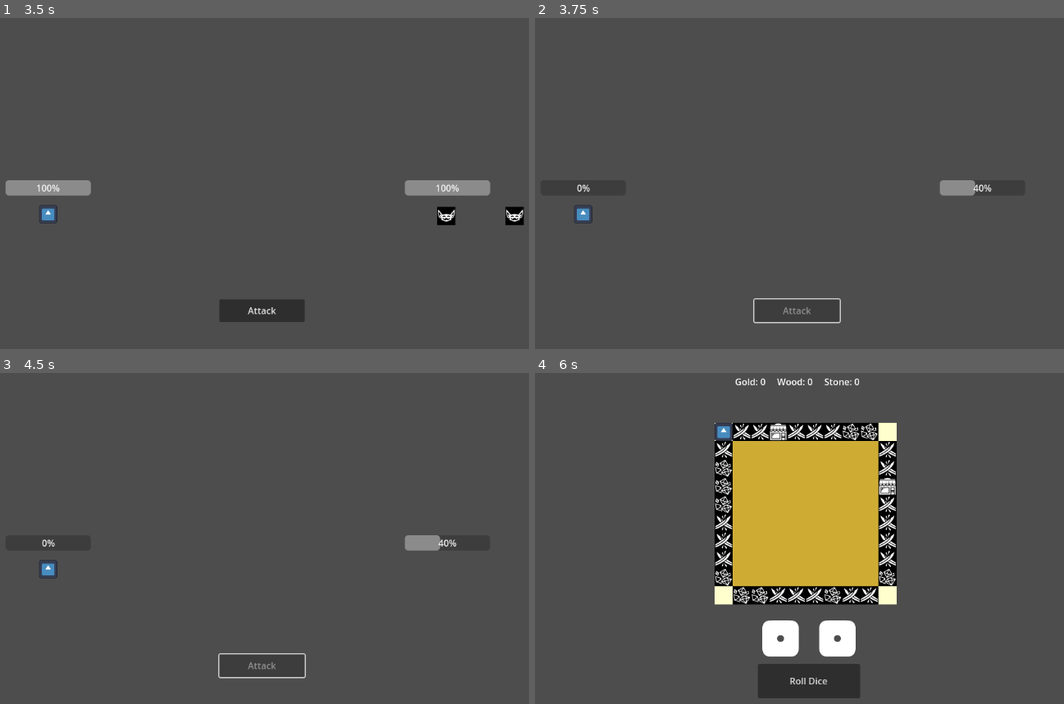
Above: before the commit, frames 1-4 (two rows, left to right).
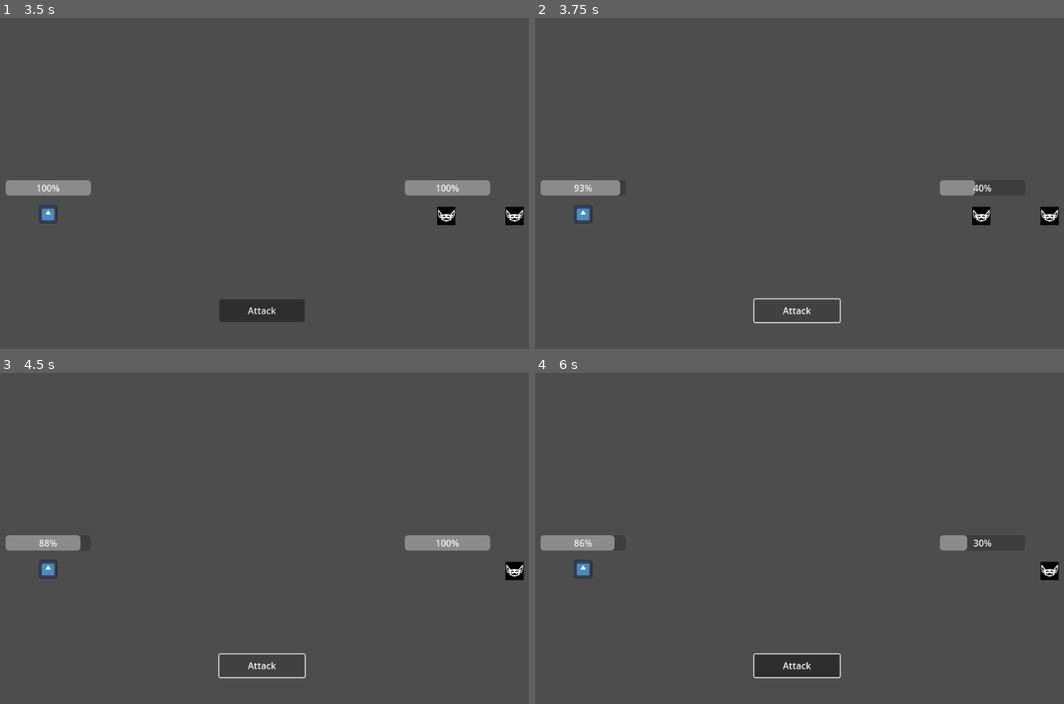
Above: after the commit, the same moments.

Repository: pescmy/HeRoll
Game: Godot game, scene res://scene/game.tscn
Same seed, same stepped clock (60 frames per second), same inputs: the game is played once before the commit and once after it. The engine's default icon, where the game draws it, is replaced by a stand-in: a white triangle on a blue panel in a dark square.
Inputs (mouse positions are in pixels of both pictures, inside the frame that each line leads up to):
- Up to frame 1 (3.5 s): click "Roll Dice" at 0.5 s; click "Roll Dice" at 1.25 s; click "Roll Dice" at 2 s; tap Enter (ui_accept) at 2.75, 3.02 s; hold R (roll dice) from 2.78 s (still down)
- Up to frame 2 (3.75 s): release R (roll dice) at 3.5 s; click "Attack" at 3.5 s
- Up to frame 3 (4.5 s): click (264, 664) at 4.25 s, where only the run after the commit has a clickable "Attack"
- Up to frame 4 (6 s): click (799, 664) at 5 s, where only the run after the commit has a clickable "Attack"; click (825, 581) at 5.75 s, where only the run before the commit has a clickable "Try Again"

Frame 1 is identical in both runs. In frame 2, 1.1% of the frame differs, in the area x 1-100%, y 49-90%; in frame 3, 1.3%; in frame 4, 23%, in the area x 1-100%, y 1-99%.

Commit message:
add in town scene and wire up extract button

Diff:
--- a/project.godot
+++ b/project.godot
@@ -19,6 +19,7 @@
 
 SaveManager="*res://scripts/save_manager.gd"
 GameData="*res://scripts/game_data.gd"
+TownData="*res://scripts/town_data.gd"
 
 [input]
 
--- a/scene/player.tscn
+++ b/scene/player.tscn
@@ -16,7 +16,6 @@
 
 [node name="PlayerStats" type="Node2D" parent="."]
 script = ExtResource("3_fvtld")
-base_health = 1
 
 [node name="PlayerEquipment" type="Node2D" parent="."]
 script = ExtResource("4_ct4mp")
--- /dev/null
+++ b/scene/town.tscn
@@ -0,0 +1,47 @@
+[gd_scene load_steps=2 format=3 uid="uid://b11v0lvgnq40"]
+
+[ext_resource type="Script" uid="uid://cmthj7prycs7v" path="res://scripts/town.gd" id="1_px035"]
+
+[node name="Town" type="Node2D"]
+script = ExtResource("1_px035")
+
+[node name="UI" type="CanvasLayer" parent="."]
+
+[node name="VBoxContainer" type="VBoxContainer" parent="UI"]
+anchors_preset = 8
+anchor_left = 0.5
+anchor_top = 0.5
+anchor_right = 0.5
+anchor_bottom = 0.5
+offset_left = -20.0
+offset_top = -20.0
+offset_right = 20.0
+offset_bottom = 20.0
+grow_horizontal = 2
+grow_vertical = 2
+
+[node name="TownLabel" type="Label" parent="UI/VBoxContainer"]
+layout_mode = 2
+text = "- Town -"
+
+[node name="Storage" type="VBoxContainer" parent="UI/VBoxContainer"]
+layout_mode = 2
+
+[node name="GoldLabel" type="Label" parent="UI/VBoxContainer/Storage"]
+layout_mode = 2
+text = "Gold: 0"
+
+[node name="WoodLabel" type="Label" parent="UI/VBoxContainer/Storage"]
+layout_mode = 2
+text = "Wood: 0"
+
+[node name="StoneLabel" type="Label" parent="UI/VBoxContainer/Storage"]
+layout_mode = 2
+text = "Stone: 0"
+
+[node name="Buildings" type="VBoxContainer" parent="UI/VBoxContainer"]
+layout_mode = 2
+
+[node name="StartRunButton" type="Button" parent="UI/VBoxContainer"]
+layout_mode = 2
+text = "Start Run"
--- a/scripts/death_screen.gd
+++ b/scripts/death_screen.gd
@@ -21,5 +21,4 @@
 
 func _on_try_again_pressed() -> void:
 	SaveManager.save()
-	# TODO: change to town scene once built
-	get_tree().change_scene_to_file("res://scene/game.tscn")
+	get_tree().change_scene_to_file("res://scene/town.tscn")
--- a/scripts/game_data.gd
+++ b/scripts/game_data.gd
@@ -9,15 +9,13 @@
 var tile_types: Dictionary = {}
 
 var current_enemy_data: Array[EnemyData] = []
-
 var player_gold: int = 0
 var player_current_health: int = -1
 var player_max_health: int = 100
-
 var inventory: Array = []
 var inventory_size: int = 10
-
 var loop_count: int = 0
+var last_lost_resources: Array = []
 
 signal inventory_changed
 
@@ -63,8 +61,6 @@
 		inventory[index] = {}
 		inventory_changed.emit()
 
-var last_lost_resources: Array = []
-
 func reset_run() -> void:
 	last_lost_resources = inventory.filter(func(slot): return not slot.is_empty())
 	player_tile_index = 0
--- a/scripts/player_movement.gd
+++ b/scripts/player_movement.gd
@@ -102,8 +102,6 @@
 func _on_passed_start() -> void:
 	GameData.loop_count += 1
 	SaveManager.save()
-
-	GameData.loop_count += 1
 	GameData.generate_board()
 	get_tree().get_root().get_node("Game/GameBoard/BoardIcons").refresh()
 	print("🏁 Passed start tile — choose a bonus!")
--- a/scripts/save_manager.gd
+++ b/scripts/save_manager.gd
@@ -9,10 +9,12 @@
 		"player_current_health": GameData.player_current_health,
 		"player_max_health": GameData.player_max_health,
 		"loop_count": GameData.loop_count,
-		"player_gold": GameData.player_gold,
 		"inventory": GameData.inventory,
 		"tile_types": GameData.tile_types,
 		"board_generated": GameData.board_generated,
+		"town_storage": TownData.town_storage,
+		"buildings": TownData.buildings,
+		"upgrades": TownData.upgrades,
 	}
 
 	var file = FileAccess.open(SAVE_PATH, FileAccess.WRITE)
@@ -37,15 +39,17 @@
 	GameData.player_current_health = data["player_current_health"]
 	GameData.player_max_health = data["player_max_health"]
 	GameData.loop_count = data["loop_count"]
-	GameData.player_gold = data["player_gold"]
 	GameData.inventory = data["inventory"]
 	GameData.board_generated = data["board_generated"]
 
-	# Tile types keys come back as strings from JSON, convert back to int
 	var tile_types: Dictionary = {}
 	for key in data["tile_types"]:
 		tile_types[int(key)] = data["tile_types"][key]
 	GameData.tile_types = tile_types
+
+	TownData.town_storage = data["town_storage"]
+	TownData.buildings = data["buildings"]
+	TownData.upgrades = data["upgrades"]
 
 	print("✅ Game loaded")
 
--- a/scripts/start_tile_ui.gd
+++ b/scripts/start_tile_ui.gd
@@ -19,9 +19,15 @@
 	$Panel.mouse_filter = Control.MOUSE_FILTER_IGNORE
 
 func _on_extract_pressed() -> void:
-	print("Extracted! Gold banked: %d" % GameData.player_gold)
+	# Move carried resources to town storage
+	for slot in GameData.inventory:
+		if not slot.is_empty() and slot["type"] == "resource":
+			TownData.add_to_storage(slot["name"], slot["amount"])
+	GameData.reset_run()
+	SaveManager.save()
+	print("Extracted! Resources banked.")
 	_hide_ui()
-	emit_signal("choice_made")
+	get_tree().change_scene_to_file("res://scene/town.tscn")
 
 func _on_heal_pressed() -> void:
 	var player_stats = get_tree().get_root().get_node("Game/Player/PlayerStats")
@@ -33,7 +39,10 @@
 	choice_made.emit()
 
 func _on_gold_pressed() -> void:
-	GameData.player_gold += gold_amount
-	print("Received %d gold! Total: %d" % [gold_amount, GameData.player_gold])
+	var success = GameData.add_to_inventory("gold", "resource", gold_amount, "res://art/resources/coins.png")
+	if success:
+		print("Received %d gold!" % gold_amount)
+	else:
+		print("❌ Couldn't pick up gold — inventory full!")
 	_hide_ui()
 	emit_signal("choice_made")
--- /dev/null
+++ b/scripts/town.gd
@@ -0,0 +1,85 @@
+# town.gd
+extends Node2D
+
+@onready var gold_label: Label = $UI/VBoxContainer/Storage/GoldLabel
+@onready var wood_label: Label = $UI/VBoxContainer/Storage/WoodLabel
+@onready var stone_label: Label = $UI/VBoxContainer/Storage/StoneLabel
+@onready var buildings_container: VBoxContainer = $UI/VBoxContainer/Buildings
+@onready var start_run_button: Button = $UI/VBoxContainer/StartRunButton
+
+const BUILDING_COSTS = {
+	"blacksmith": {"gold": 1, "wood": 1, "stone": 1},
+	#"blacksmith": {"gold": 50, "wood": 30, "stone": 10},
+	"armoury": {"gold": 50, "wood": 10, "stone": 30},
+	"jeweller": {"gold": 80, "wood": 20, "stone": 20},
+	"apothecary": {"gold": 40, "wood": 30, "stone": 10},
+	"training_grounds": {"gold": 40, "wood": 30, "stone": 30},
+	"town_vault": {"gold": 60, "wood": 20, "stone": 20},
+}
+
+const BUILDING_LABELS = {
+	"blacksmith": "Blacksmith (Weapons)",
+	"armoury": "Armoury (Armour)",
+	"jeweller": "Jeweller (Accessories)",
+	"apothecary": "Apothecary (Health)",
+	"training_grounds": "Training Grounds (Speed)",
+	"town_vault": "Town Vault (Storage)",
+}
+
+func _ready() -> void:
+	TownData.town_storage_changed.connect(refresh)
+	TownData.building_constructed.connect(_on_building_constructed)
+	start_run_button.pressed.connect(_on_start_run_pressed)
+	_build_building_rows()
+	refresh()
+
+func refresh() -> void:
+	gold_label.text = "Gold: %d" % TownData.town_storage.get("gold", 0)
+	wood_label.text = "Wood: %d" % TownData.town_storage.get("wood", 0)
+	stone_label.text = "Stone: %d" % TownData.town_storage.get("stone", 0)
+	_refresh_building_buttons()
+
+func _build_building_rows() -> void:
+	for building_name in BUILDING_COSTS:
+		var hbox = HBoxContainer.new()
+		hbox.name = building_name
+
+		var label = Label.new()
+		label.name = "Label"
+		label.custom_minimum_size = Vector2(260, 0)
+		hbox.add_child(label)
+
+		var button = Button.new()
+		button.name = "Button"
+		button.pressed.connect(_on_build_pressed.bind(building_name))
+		hbox.add_child(button)
+
+		buildings_container.add_child(hbox)
+
+func _refresh_building_buttons() -> void:
+	for building_name in BUILDING_COSTS:
+		var hbox = buildings_container.get_node(building_name)
+		var label: Label = hbox.get_node("Label")
+		var button: Button = hbox.get_node("Button")
+		var cost = BUILDING_COSTS[building_name]
+		var built = TownData.buildings.get(building_name, false)
+
+		label.text = BUILDING_LABELS[building_name]
+
+		if built:
+			button.text = "Built"
+			button.disabled = true
+		else:
+			button.text = "Build (%dg/%dw/%ds)" % [cost["gold"], cost["wood"], cost["stone"]]
+			button.disabled = not TownData.can_afford(cost)
+
+func _on_build_pressed(building_name: String) -> void:
+	TownData.construct_building(building_name, BUILDING_COSTS[building_name])
+
+func _on_building_constructed(_building_name: String) -> void:
+	_refresh_building_buttons()
+
+func _on_start_run_pressed() -> void:
+	GameData.reset_run()
+	SaveManager.save()
+	get_tree().change_scene_to_file("res://scene/game.tscn")
--- /dev/null
+++ b/scripts/town_data.gd
@@ -0,0 +1,70 @@
+# town_data.gd
+extends Node
+
+var town_storage: Dictionary = {
+	"gold": 0,
+	"wood": 0,
+	"stone": 0
+}
+
+var buildings: Dictionary = {
+	"blacksmith": false,
+	"armoury": false,
+	"jeweller": false,
+	"apothecary": false,
+	"training_grounds": false,
+	"town_vault": false
+}
+
+var upgrades: Dictionary = {
+	"max_health": 0,
+	"strength": 0,
+	"defense": 0,
+	"speed": 0
+}
+
+signal town_storage_changed
+signal building_constructed(building_name: String)
+
+func add_to_storage(resource_name: String, amount: int) -> void:
+	if town_storage.has(resource_name):
+		town_storage[resource_name] += amount
+		town_storage_changed.emit()
+
+func can_afford(cost: Dictionary) -> bool:
+	for resource in cost:
+		if town_storage.get(resource, 0) < cost[resource]:
+			return false
+	return true
+
+func spend(cost: Dictionary) -> void:
+	for resource in cost:
+		town_storage[resource] -= cost[resource]
+	town_storage_changed.emit()
+
+func construct_building(building_name: String, cost: Dictionary) -> bool:
+	if buildings[building_name]:
+		print("❌ Already built!")
+		return false
+	if not can_afford(cost):
+		print("❌ Can't afford %s" % building_name)
+		return false
+	spend(cost)
+	buildings[building_name] = true
+	building_constructed.emit(building_name)
+	print("✅ Built %s!" % building_name)
+	return true
+
+func get_upgrade_cost(upgrade_name: String) -> int:
+	return (upgrades[upgrade_name] + 1) * 10
+
+func purchase_upgrade(upgrade_name: String) -> bool:
+	var cost = get_upgrade_cost(upgrade_name)
+	if town_storage["gold"] < cost:
+		print("❌ Not enough gold!")
+		return false
+	town_storage["gold"] -= cost
+	upgrades[upgrade_name] += 1
+	town_storage_changed.emit()
+	print("✅ Upgraded %s to level %d!" % [upgrade_name, upgrades[upgrade_name]])
+	return true
Not shown, added: scripts/town.gd.uid
Not shown, added: scripts/town_data.gd.uid
